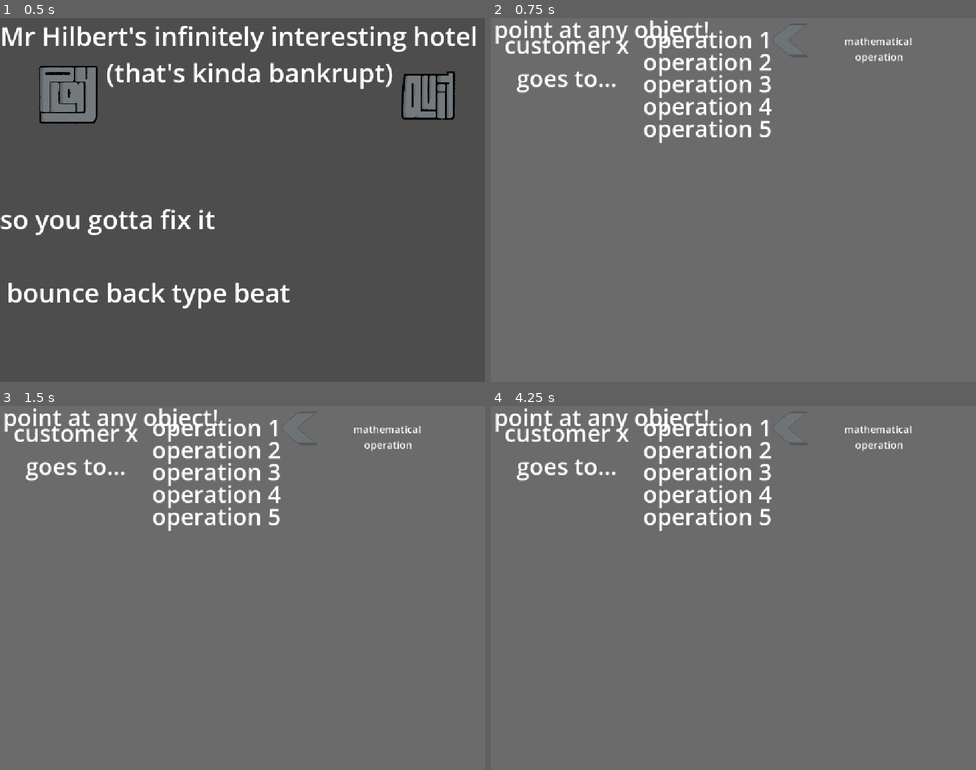
Above: before the commit, frames 1-4 (two rows, left to right).
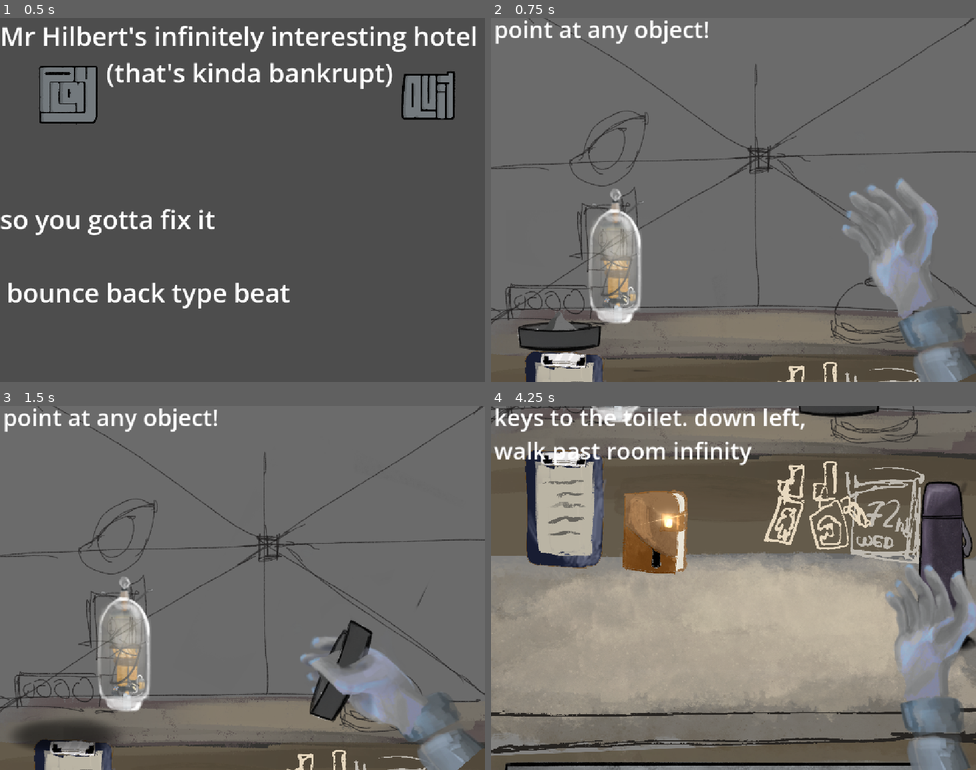
Above: after the commit, the same moments.

Repository: DevEclipse2/TheBottomLine
Game: Godot game, scene res://scenes/title.tscn
The game is run twice, just before and just after one commit, with the same random seed, the same clock (stepped at 60 frames per second) and the same inputs.
Inputs (mouse positions are in pixels of both pictures, inside the frame that each line leads up to):
- Up to frame 1 (0.5 s): no input
- Up to frame 2 (0.75 s): click (554, 83) at 0.5 s
- Up to frame 3 (1.5 s): click (72, 722) at 1.27 s
- Up to frame 4 (4.25 s): tap Enter at 2 s; move the mouse to (840, 569) at 2.02 s; press the mouse at (840, 569) at 2.03 s; hold Right 2.03-2.75 s; right-click (840, 569) at 2.3 s; release the mouse at (840, 569) at 2.75 s; tap Space at 2.75 s; drag from (636, 606) to (709, 660) at 2.77 s; move the mouse to (782, 507) at 3.52 s; hold Right from 3.53 s (still down); hold Right mouse button (use) from 3.53 s (still down); tap S (Look_down) at 3.6 s; click (782, 507) at 3.67 s

Frame 1 is identical in both runs. In frame 2, 23% of the frame differs, in the area x 0-100%, y 0-100%; in frame 3, 23%; in frame 4, 80%.
Error before the commit: Invalid assignment of property or key 'visibile' with value of type 'bool' on a base object of type 'Sprite2D'. (res://scenes/feedback.gd:44)

Commit message:
added item moving and placing

Diff:
--- a/scenes/feedback.gd
+++ b/scenes/feedback.gd
@@ -1,17 +1,17 @@
 extends Node2D
 
-@onready var bottleitem : Sprite2D = $workspace/main/widgets/bottle
-@onready var bottlebtn : Button = $workspace/main/widgets/bottle/Btn
-@onready var keyitem : Sprite2D = $workspace/main/widgets/keys
-@onready var keybtn : Button = $workspace/main/widgets/keys/Btn
-@onready var listitem : Sprite2D = $workspace/main/widgets/transcoder
-@onready var listbtn : Button = $workspace/main/widgets/transcoder/Btn
-@onready var clockitem : Sprite2D = $workspace/main/widgets/clock
-@onready var clockbtn : Button = $workspace/main/widgets/clock/Btn
-@onready var noteitem : Sprite2D = $workspace/main/widgets/notebook
-@onready var notebtn : Button = $workspace/main/widgets/notebook/Btn
-@onready var ashitem : Sprite2D = $workspace/main/widgets/ashtray
-@onready var ashbtn : Button = $workspace/main/widgets/ashtray/Btn
+@onready var bottleitem : Node2D = $workspace/main/widgets/bottle
+@onready var bottlebtn : Button = $workspace/main/widgets/bottle/bottle/Btn
+@onready var keyitem : Node2D = $workspace/main/widgets/keys
+@onready var keybtn : Button = $workspace/main/widgets/keys/keys/Btn
+@onready var listitem : Node2D = $workspace/main/widgets/list
+@onready var listbtn : Button = $workspace/main/widgets/list/transcoder/Btn
+@onready var clockitem : Node2D = $workspace/main/widgets/clock
+@onready var clockbtn : Button = $workspace/main/widgets/clock/clock/Btn
+@onready var noteitem : Node2D = $workspace/main/widgets/note
+@onready var notebtn : Button = $workspace/main/widgets/note/notebook/Btn
+@onready var ashitem : Node2D = $workspace/main/widgets/tray
+@onready var ashbtn : Button = $workspace/main/widgets/tray/ashtray/Btn
 
 #for drawer, use beckon state visually but keep as 3 internally
 @onready var drawer : Sprite2D = $workspace/main/drawer
@@ -19,8 +19,18 @@
 
 @onready var hand : Node2D = $handspace
 
+@onready var shadow : Sprite2D = $"workspace/main/the object shadow"
+
 @onready var objectNameDisp : Label = $"object name"
 @onready var handFull : Label = $"hand full alert"
+
+@onready var DLL : Node2D = $workspace/main/deskLowLeft
+@onready var DTR : Node2D = $workspace/main/deskTopRight
+@onready var CLL : Node2D = $workspace/main/counterLowLeft
+@onready var CTR : Node2D = $workspace/main/counterTopRight
+
+
+var helditem : Node2D
 
 var pointfade = 0
 var state = 0
@@ -36,17 +46,24 @@
 	pass # Replace with function body.
 
 
+var projectedLocation = Vector2(0,0)
+func projectPlacePoint():
+	var mousepos: Vector2 = get_global_mouse_position()
+	var projX = clampf(mousepos.x,CLL.global_position.x + 40,CTR.global_position.x - 40)
+	var projY = 0.0
+	if mousepos.y > CLL.global_position.y: #pos is down
+		#lock to bottom
+		projY = clampf(mousepos.y,DTR.global_position.y,DLL.global_position.y)
+	else:
+		projY = clampf(mousepos.y,CTR.global_position.y,CLL.global_position.y)
+	projectedLocation = Vector2(projX,projY)
+	shadow.global_position = projectedLocation
+	pass
+
+
 # Called every frame. 'delta' is the elapsed time since the previous frame.
 func _process(delta: float) -> void:
 	#use match to hide and spawn shadow
-	match get_meta("callid"):
-		0:
-			ashitem.visibile = true
-			bottleitem.visible = true
-			keyitem.visible = true
-
-		1: ashitem.visibile = false
-
 	pointfade -= delta
 	#if anything is hovered AND not gripping anything
 	if bottlebtn.is_hovered():
@@ -65,10 +82,52 @@
 		objectNameDisp.text = "read the mucking fanual"
 	else:
 		objectNameDisp.text = "point at any object!"
+	if state == 2:
+		projectPlacePoint()
 	if get_meta("callid") != 0:
-		state = 2
-		hand.set_meta("state",2)
-		hand.set_meta("object", get_meta("callid"))
+		#item is being held in hand!
+		if state != 2:
+			state = 2
+			hand.set_meta("state",2)
+			var id = get_meta("callid")
+			hand.set_meta("object", id)
+			set_meta("handfull",true)
+			match id:
+				0:
+					ashitem.visible = true
+					bottleitem.visible = true
+					keyitem.visible = true
+					listitem.visible = true
+					clockitem.visible = true
+					noteitem.visible = true
+				1:
+					helditem = ashitem
+					ashitem.visible = false
+				2:
+					helditem = noteitem
+					noteitem.visible = false
+				3:
+					helditem = keyitem
+					keyitem.visible = false
+				4:
+					helditem = bottleitem
+					bottleitem.visible = false
+				5:
+					helditem = clockitem
+					clockitem.visible = false
+				6:
+					helditem = listitem
+					listitem.visible = false
+			#below is thing that disables the buttons from being pressed
+			bottlebtn.disabled = true
+			keybtn.disabled = true
+			listbtn.disabled = true
+			clockbtn.disabled = true
+			notebtn.disabled = true
+			ashbtn.disabled = true
+			set_meta("callid",0)
+			shadow.global_position = Vector2(1000000,0)
+
 	if bottlebtn.is_hovered() || keybtn.is_hovered() || listbtn.is_hovered() || clockbtn.is_hovered() || drawerbtn.is_hovered() || notebtn.is_hovered() || ashbtn.is_hovered():
 
 		if state == 0:
@@ -77,7 +136,7 @@
 			state = 3
 		if state == 3:
 			pointfade = 0.35
-		if drawerbtn.is_hovered():
+		if drawerbtn.is_hovered() && state == 3:
 			hand.set_meta("state",1)
 	elif pointfade <= 0:
 		if state == 3 || state == 1:
@@ -96,13 +155,38 @@
 		#search through all instances
 		#hide the sprite, change the state, put the item into their hand
 		#spawn shadow to hint the dropoff location
-		handFull.text = ""
-		#beckon
-		state = 1
-		hand.set_meta("state",1)
-		pointfade = 0.64
-		get_viewport().set_input_as_handled()
+		# remember to disable the button components and re-enable them later
+		if state == 2 || get_meta("handfull"):
+			#throws the item down if previously holding any
+			print("itemdown")
+			bottlebtn.disabled = false
+			keybtn.disabled = false
+			listbtn.disabled = false
+			clockbtn.disabled = false
+			notebtn.disabled = false
+			ashbtn.disabled = false
+			#unhides the desktop sprites
+			ashitem.visible = true
+			bottleitem.visible = true
+			keyitem.visible = true
+			listitem.visible = true
+			clockitem.visible = true
+			noteitem.visible = true
+			state = 0
+			hand.set_meta("state",0)
+			set_meta("handfull",false)
+			set_meta("callid",0)
+			helditem.global_position = projectedLocation
+			helditem = null
+			shadow.global_position = Vector2(1000000,0)
+		else:
+			handFull.text = ""
+			#beckon
+			state = 1
+			hand.set_meta("state",1)
+			pointfade = 0.64
 	elif event.is_action_pressed("use"):
-
-		get_viewport().set_input_as_handled()
+		#stuff
+		print("use")
+	get_viewport().set_input_as_handled()
 	pass
--- a/scenes/game_scene.tscn
+++ b/scenes/game_scene.tscn
@@ -4,6 +4,7 @@
 [ext_resource type="Script" uid="uid://bd6v26jbajsqr" path="res://script/workspaces.gd" id="1_tcjrq"]
 [ext_resource type="Texture2D" uid="uid://wkifpys3ey6r" path="res://texture/game/Untitled_Artwork-1.png" id="1_w5aja"]
 [ext_resource type="Texture2D" uid="uid://bakxgxoafe0b0" path="res://texture/game/Untitled_Artwork-2.png" id="2_mw25s"]
+[ext_resource type="Texture2D" uid="uid://e3055sxg6ojg" path="res://texture/game/Untitled_Artwork.png" id="3_85lt4"]
 [ext_resource type="Texture2D" uid="uid://edkj7xsrria2" path="res://texture/game/Untitled_Artwork-11.png" id="4_rvs2r"]
 [ext_resource type="Texture2D" uid="uid://d2ghpao8ux50x" path="res://texture/game/Untitled_Artwork-6.png" id="5_tqxxy"]
 [ext_resource type="Texture2D" uid="uid://c616fe1i3l4ts" path="res://texture/game/Untitled_Artwork-7.png" id="6_5ay1a"]
@@ -129,6 +130,7 @@
 script = ExtResource("1_77hjl")
 metadata/callid = 0
 metadata/object = 0
+metadata/handfull = false
 
 [node name="hand full alert" type="Label" parent="feedback" unique_id=868917202]
 z_index = 10
@@ -160,13 +162,11 @@
 
 [node name="main" type="Node2D" parent="feedback/workspace" unique_id=783284719]
 
-[node name="the object shadow" type="Button" parent="feedback/workspace/main" unique_id=1387086325]
-z_index = 6
-offset_left = 1425.3374
-offset_top = 679.3148
-offset_right = 1433.3374
-offset_bottom = 687.3148
-scale = Vector2(75.41754, 22.74003)
+[node name="the object shadow" type="Sprite2D" parent="feedback/workspace/main" unique_id=588648489]
+z_index = 2
+position = Vector2(1944.7649, 147.61758)
+texture = ExtResource("3_85lt4")
+offset = Vector2(0, -200)
 
 [node name="bkg" type="Sprite2D" parent="feedback/workspace/main" unique_id=1885183458]
 texture = ExtResource("1_w5aja")
@@ -180,11 +180,18 @@
 [node name="widgets" type="Sprite2D" parent="feedback/workspace/main" unique_id=1685644593]
 texture = SubResource("PlaceholderTexture2D_rw4oa")
 
-[node name="ashtray" type="Sprite2D" parent="feedback/workspace/main/widgets" unique_id=1551731934]
+[node name="calendar" type="Sprite2D" parent="feedback/workspace/main/widgets" unique_id=1434278125]
+texture = ExtResource("5_tqxxy")
+
+[node name="tray" type="Node2D" parent="feedback/workspace/main/widgets" unique_id=2113912033]
+position = Vector2(-840.5112, -408.61963)
+
+[node name="ashtray" type="Sprite2D" parent="feedback/workspace/main/widgets/tray" unique_id=1551731934]
 z_index = 1
+position = Vector2(840.4907, 408.99805)
 texture = ExtResource("4_rvs2r")
 
-[node name="Btn" type="Button" parent="feedback/workspace/main/widgets/ashtray" unique_id=1601840652]
+[node name="Btn" type="Button" parent="feedback/workspace/main/widgets/tray/ashtray" unique_id=1601840652]
 z_index = -4
 offset_left = -1067.5052
 offset_top = -600.8487
@@ -194,13 +201,51 @@
 script = ExtResource("7_103ce")
 metadata/id = 1
 
-[node name="notebook" type="Sprite2D" parent="feedback/workspace/main/widgets" unique_id=1578993805]
+[node name="list" type="Node2D" parent="feedback/workspace/main/widgets" unique_id=2010580712]
+position = Vector2(-815.97144, 149.66258)
+
+[node name="transcoder" type="Sprite2D" parent="feedback/workspace/main/widgets/list" unique_id=1714496105]
+position = Vector2(26.58493, -316.9734)
+scale = Vector2(1.39, 1.39)
+texture = ExtResource("12_ro0ie")
+
+[node name="Btn" type="Button" parent="feedback/workspace/main/widgets/list/transcoder" unique_id=1252215913]
+z_index = -1
+offset_left = -176.54588
+offset_top = -173.60347
+offset_right = -168.54588
+offset_bottom = -165.60347
+scale = Vector2(39.41303, 53.97459)
+script = ExtResource("7_103ce")
+metadata/id = 6
+
+[node name="clock" type="Node2D" parent="feedback/workspace/main/widgets" unique_id=1641189104]
+position = Vector2(-568.52765, -547.67896)
+
+[node name="clock" type="Sprite2D" parent="feedback/workspace/main/widgets/clock" unique_id=1248092996]
+position = Vector2(568.52765, 547.67896)
+texture = ExtResource("8_liy57")
+
+[node name="Btn" type="Button" parent="feedback/workspace/main/widgets/clock/clock" unique_id=1237415051]
+z_index = -1
+offset_left = -721.90173
+offset_top = -1116.1862
+offset_right = -713.90173
+offset_bottom = -1108.1862
+scale = Vector2(35.61146, 71.08398)
+script = ExtResource("7_103ce")
+metadata/id = 5
+
+[node name="note" type="Node2D" parent="feedback/workspace/main/widgets" unique_id=750178945]
+position = Vector2(-406.97345, 178.29245)
+
+[node name="notebook" type="Sprite2D" parent="feedback/workspace/main/widgets/note" unique_id=1578993805]
 z_index = 1
-position = Vector2(-437.6483, -52.791412)
+position = Vector2(-30.674849, -231.08386)
 scale = Vector2(0.685, 0.685)
 texture = ExtResource("7_ro0ie")
 
-[node name="Btn" type="Button" parent="feedback/workspace/main/widgets/notebook" unique_id=172914773]
+[node name="Btn" type="Button" parent="feedback/workspace/main/widgets/note/notebook" unique_id=172914773]
 z_index = -4
 offset_left = -122.6994
 offset_top = -220.85896
@@ -210,13 +255,31 @@
 script = ExtResource("7_103ce")
 metadata/id = 2
 
-[node name="calendar" type="Sprite2D" parent="feedback/workspace/main/widgets" unique_id=1434278125]
-texture = ExtResource("5_tqxxy")
-
-[node name="keys" type="Sprite2D" parent="feedback/workspace/main/widgets" unique_id=1326906341]
+[node name="bottle" type="Node2D" parent="feedback/workspace/main/widgets" unique_id=1337734147]
+position = Vector2(1014.2945, 501.40082)
+
+[node name="bottle" type="Sprite2D" parent="feedback/workspace/main/widgets/bottle" unique_id=2028522872]
+position = Vector2(-1014.29456, -501.40088)
+texture = ExtResource("10_6aqbo")
+
+[node name="Btn" type="Button" parent="feedback/workspace/main/widgets/bottle/bottle" unique_id=391595456]
+z_index = -1
+offset_left = 869.10016
+offset_top = -347.27002
+offset_right = 877.10016
+offset_bottom = -339.27002
+scale = Vector2(36.29709, 112.93144)
+script = ExtResource("7_103ce")
+metadata/id = 4
+
+[node name="keys" type="Node2D" parent="feedback/workspace/main/widgets" unique_id=115881963]
+position = Vector2(345.58282, -22.11657)
+
+[node name="keys" type="Sprite2D" parent="feedback/workspace/main/widgets/keys" unique_id=1326906341]
+position = Vector2(-345.58276, 22.116455)
 texture = ExtResource("6_5ay1a")
 
-[node name="Btn" type="Button" parent="feedback/workspace/main/widgets/keys" unique_id=1393638702]
+[node name="Btn" type="Button" parent="feedback/workspace/main/widgets/keys/keys" unique_id=1393638702]
 z_index = -1
 offset_left = 130.8589
 offset_top = -373.85477
@@ -226,47 +289,6 @@
 script = ExtResource("7_103ce")
 metadata/id = 3
 
-[node name="bottle" type="Sprite2D" parent="feedback/workspace/main/widgets" unique_id=2028522872]
-texture = ExtResource("10_6aqbo")
-
-[node name="Btn" type="Button" parent="feedback/workspace/main/widgets/bottle" unique_id=391595456]
-z_index = -1
-offset_left = 869.10016
-offset_top = -347.27002
-offset_right = 877.10016
-offset_bottom = -339.27002
-scale = Vector2(36.29709, 112.93144)
-script = ExtResource("7_103ce")
-metadata/id = 4
-
-[node name="clock" type="Sprite2D" parent="feedback/workspace/main/widgets" unique_id=1248092996]
-texture = ExtResource("8_liy57")
-
-[node name="Btn" type="Button" parent="feedback/workspace/main/widgets/clock" unique_id=1237415051]
-z_index = -1
-offset_left = -721.90173
-offset_top = -1116.1862
-offset_right = -713.90173
-offset_bottom = -1108.1862
-scale = Vector2(35.61146, 71.08398)
-script = ExtResource("7_103ce")
-metadata/id = 5
-
-[node name="transcoder" type="Sprite2D" parent="feedback/workspace/main/widgets" unique_id=1714496105]
-position = Vector2(-789.38654, -167.31084)
-scale = Vector2(1.39, 1.39)
-texture = ExtResource("12_ro0ie")
-
-[node name="Btn" type="Button" parent="feedback/workspace/main/widgets/transcoder" unique_id=1252215913]
-z_index = -1
-offset_left = -176.54588
-offset_top = -173.60347
-offset_right = -168.54588
-offset_bottom = -165.60347
-scale = Vector2(39.41303, 53.97459)
-script = ExtResource("7_103ce")
-metadata/id = 6
-
 [node name="drawer" type="Sprite2D" parent="feedback/workspace/main" unique_id=1905525643]
 position = Vector2(0, -0.00012456154)
 texture = ExtResource("9_mwyo0")
@@ -279,6 +301,18 @@
 offset_bottom = 1129.0328
 scale = Vector2(278.69116, 100.95846)
 
+[node name="deskLowLeft" type="Node2D" parent="feedback/workspace/main" unique_id=411593635]
+position = Vector2(-1179.9796, 861.31903)
+
+[node name="deskTopRight" type="Node2D" parent="feedback/workspace/main" unique_id=231328870]
+position = Vector2(1179.9387, 116.94275)
+
+[node name="counterLowLeft" type="Node2D" parent="feedback/workspace/main" unique_id=17788702]
+position = Vector2(-1179.9796, -347.26996)
+
+[node name="counterTopRight" type="Node2D" parent="feedback/workspace/main" unique_id=1418635256]
+position = Vector2(1179.9387, -572.2188)
+
 [node name="handspace" type="Node2D" parent="feedback" unique_id=1106647582]
 position = Vector2(1066.0001, 859.99994)
 rotation = -0.029670598
@@ -288,6 +322,7 @@
 metadata/object = 0
 
 [node name="hand" type="Node2D" parent="feedback/handspace" unique_id=1172673414]
+z_index = 212
 position = Vector2(2.1458626, -107.20133)
 
 [node name="point" type="Sprite2D" parent="feedback/handspace/hand" unique_id=2037852798]
@@ -303,6 +338,7 @@
 scale = Vector2(0.99999994, 0.99999994)
 
 [node name="grip" type="Sprite2D" parent="feedback/handspace/hand" unique_id=553318208]
+visible = false
 position = Vector2(-37, -224)
 texture = ExtResource("13_s76x2")
 
@@ -367,7 +403,6 @@
 texture = ExtResource("15_6aqbo")
 
 [node name="idle" type="Sprite2D" parent="feedback/handspace/hand" unique_id=1340172764]
-visible = false
 position = Vector2(-37, -224)
 texture = ExtResource("16_ro0ie")
 
@@ -379,6 +414,7 @@
 texture = ExtResource("17_103ce")
 
 [node name="graph" type="Node2D" parent="." unique_id=1295546014]
+visible = false
 script = ExtResource("22_pb36m")
 
 [node name="Sprite2D" type="Sprite2D" parent="graph" unique_id=1110735235]
--- a/scenes/universalitem.gd
+++ b/scenes/universalitem.gd
@@ -7,6 +7,7 @@
 
 func _on_texture_button_pressed() -> void:
 	# Load your target scene using its resource path
-	print("pressed")
-	print(get_meta("id"))
-	feedback.set_meta("callid", get_meta("id"))
+	if !feedback.get_meta("handfull"):
+		print("pressed")
+		print(get_meta("id"))
+		feedback.set_meta("callid", get_meta("id"))
Not shown: 1 places in scenes/game_scene.tscn that only renumber resources
Binary file added: texture/game/Untitled_Artwork.png
Not shown, added: texture/game/Untitled_Artwork.png.import
